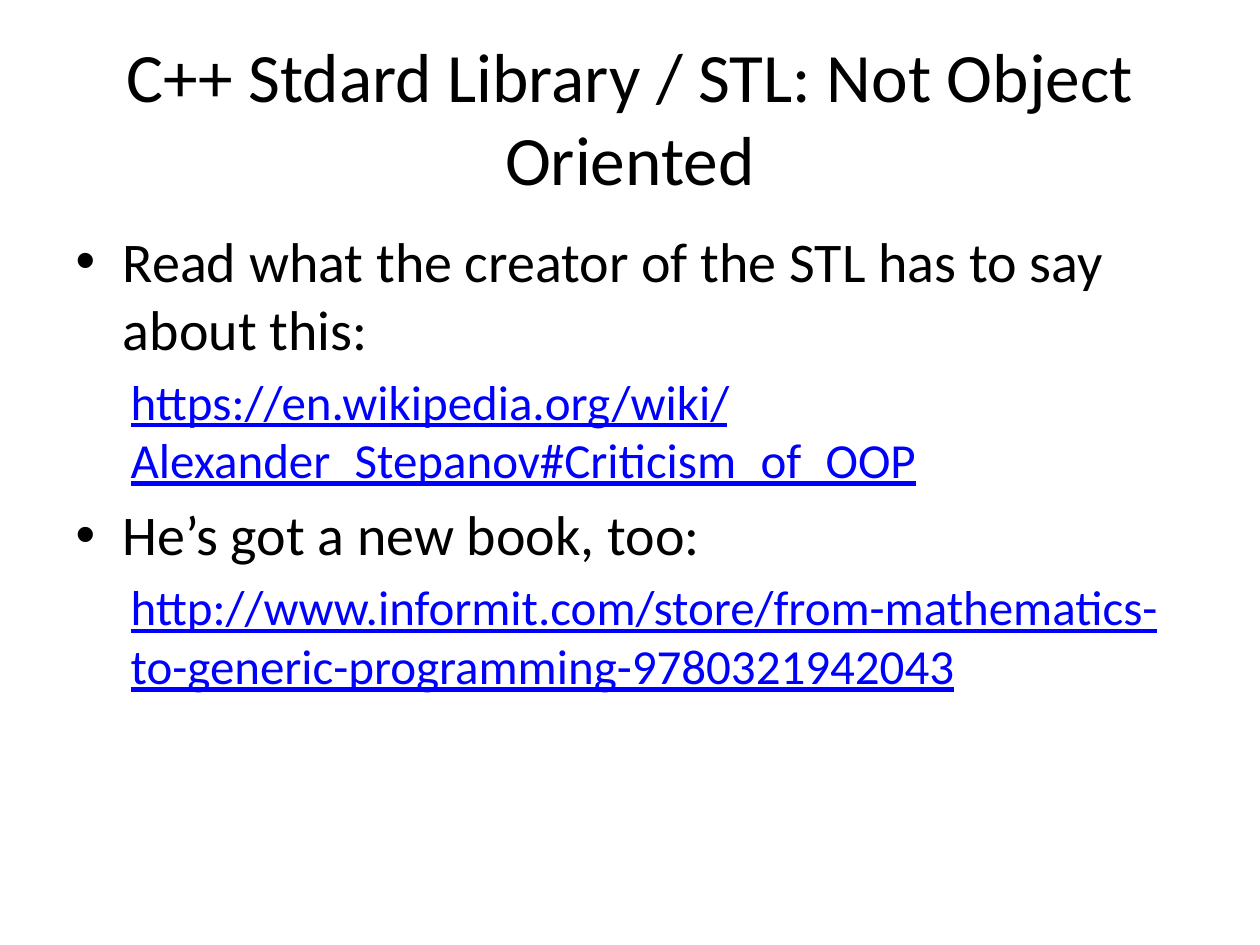
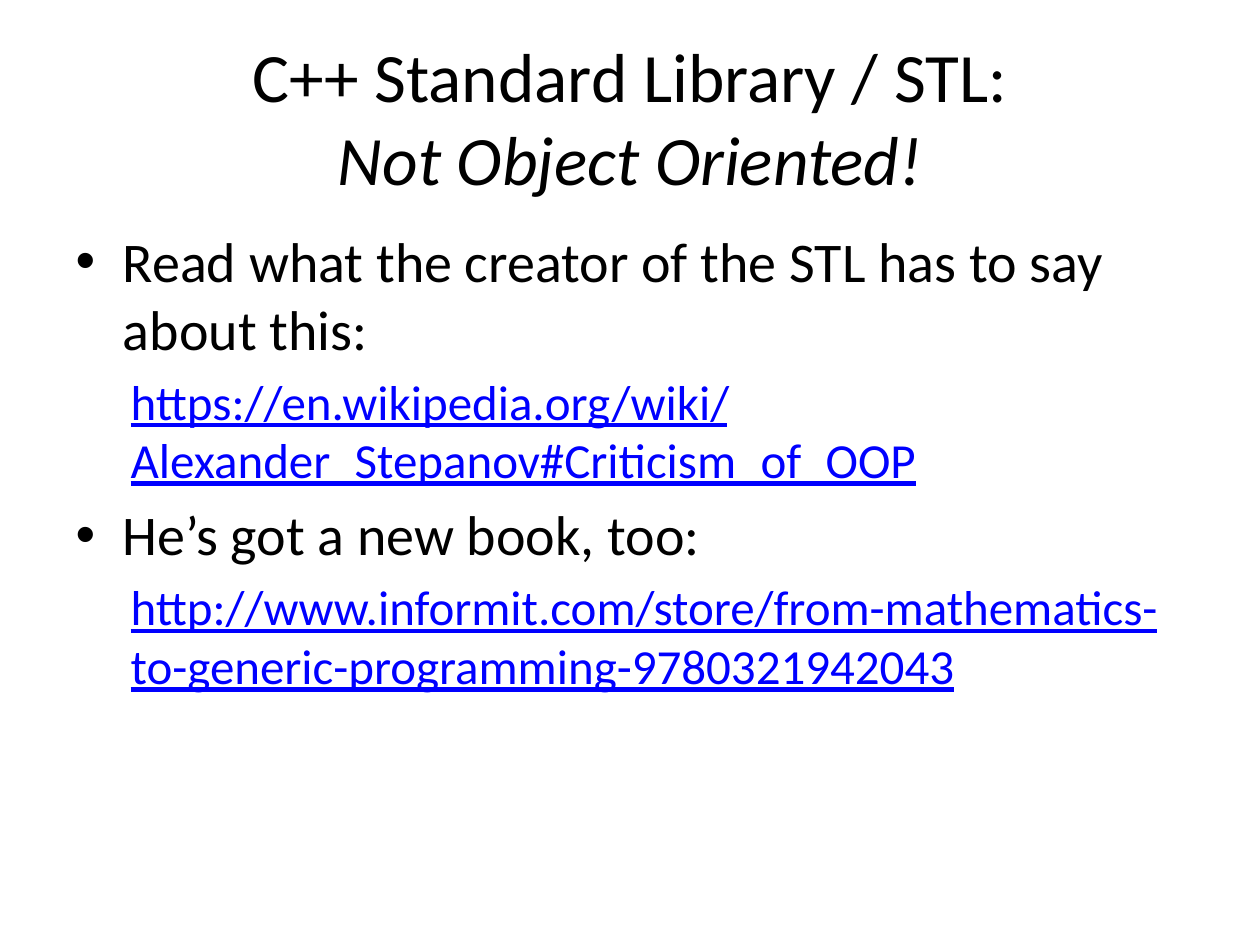
Before and after one commit to fellmad/FunWithCpp11, a slide deck: slide 6 of doc/Fun_with_C++11.pptx. Drawn at 1260x945 pixels with LibreOffice and Linux fonts; fonts in the diff are those of the drawing. Boxes give left, top, right and bottom in pixels: in the first picture for what was removed or moved away, otherwise in the second. Text is boxed around its words. In the diff, an @@ line names an element or a change of style, - is before the commit and + after.

Commit message:
pptx in progress

```diff
--- a/doc/Fun_with_C++11.pptx
+++ b/doc/Fun_with_C++11.pptx
@@ title at <box>252,54,1007,197</box>: text changed @@
-C++ Stdard Library / STL: Not Object Oriented
+C++ Standard Library / STL:
+Not Object Oriented!
```
Also in this commit, not shown: 2 other slides changed, 1 slide added.
